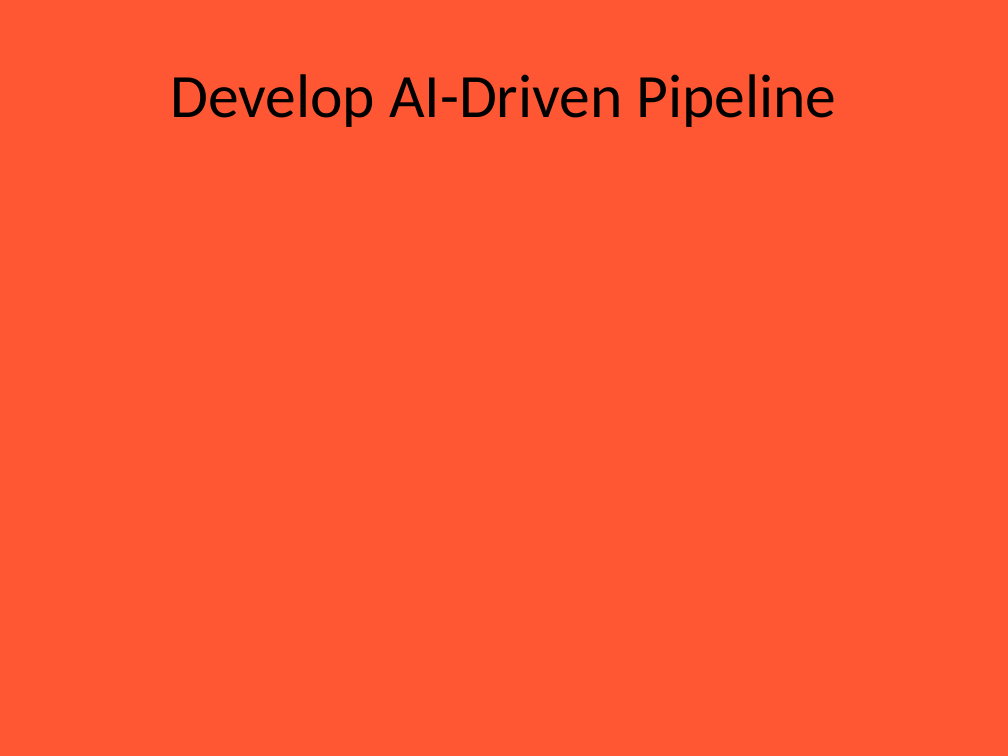
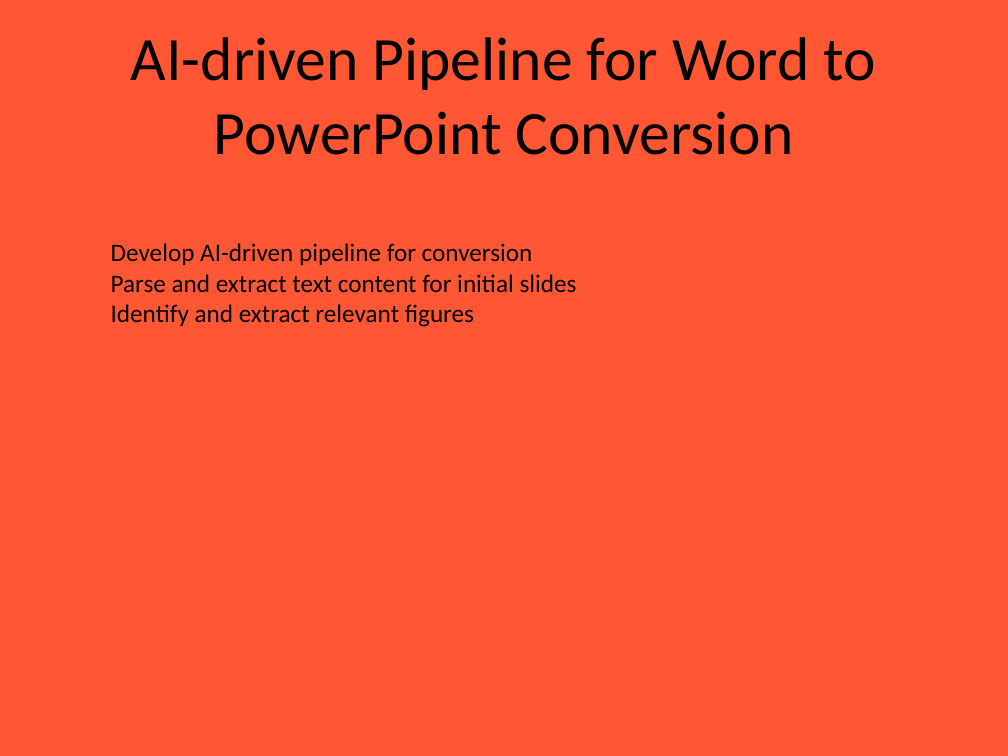
Before and after one commit to Chanyen20/slideCraft, a slide deck: slide 1 of server/uploads/SmartSlideGen.pptx. Drawn at 1008x756 pixels with LibreOffice and Linux fonts; fonts in the diff are those of the drawing. Boxes give left, top, right and bottom in pixels: in the first picture for what was removed or moved away, otherwise in the second. Text is boxed around its words. In the diff, an @@ line names an element or a change of style, - is before the commit and + after.

```diff
--- a/server/uploads/SmartSlideGen.pptx
+++ b/server/uploads/SmartSlideGen.pptx
@@ title at (131, 37, 876, 155): text changed @@
-Develop AI-Driven Pipeline
+AI-driven Pipeline for Word to PowerPoint Conversion
@@ text added at (111, 243, 577, 327), 18 pt, text #000000 @@
+Develop AI-driven pipeline for conversion
+Parse and extract text content for initial slides
+Identify and extract relevant figures
```
Also in this commit, not shown: 1 other slide changed, 3 slides added, 4 slides removed, 2 other files.
